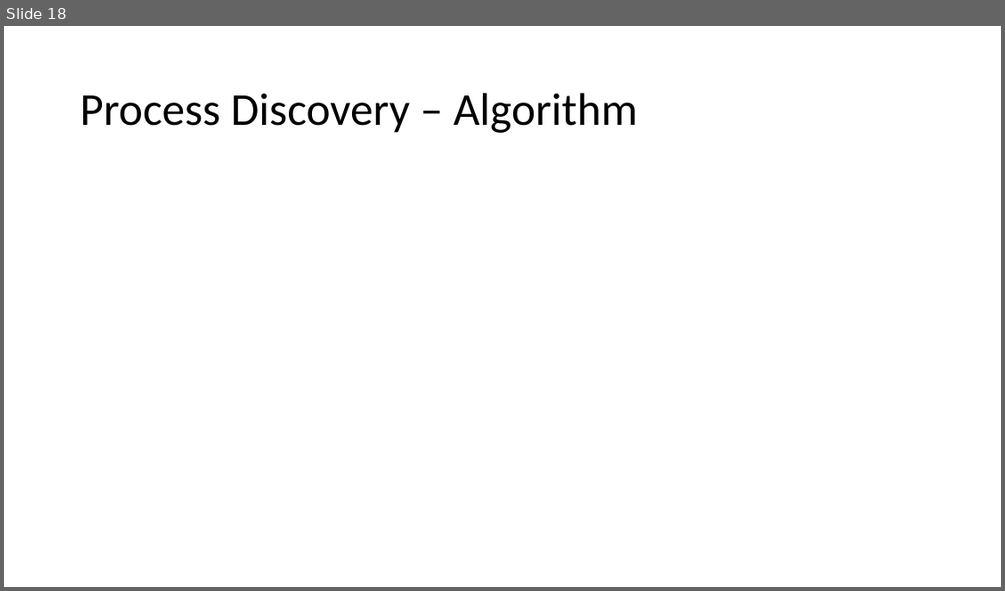
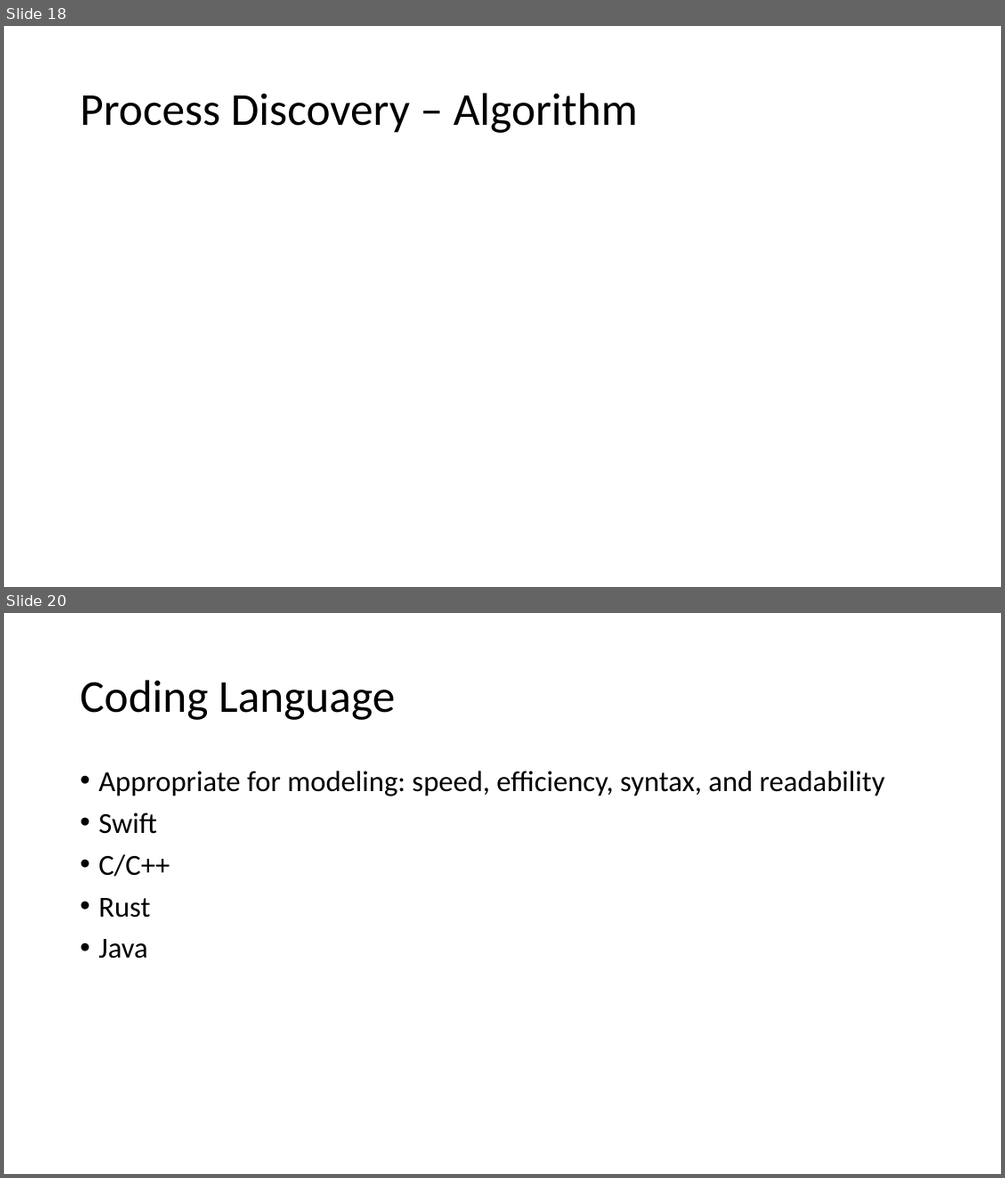
Before and after one commit to kensekense/unige-spring-2020, a slide deck: presentation2_CSAmodeling.pptx. Shown one above the other, each under a label of ours: slide 18 before the commit, slides 18 and 20 after it; the slides between them are not shown. The pictures are 1005x591 and 1005x1178 pixels, drawn with LibreOffice and Linux fonts; fonts in the diff are those of the drawing; grey boxes stand for pictures. Boxes give left, top, right and bottom in pixels: in the first picture for what was removed or moved away, otherwise in the second. Text is boxed around its words. In the diff, an @@ line names an element or a change of style, - is before the commit and + after.

```diff
--- a/presentation2_CSAmodeling.pptx
+++ b/presentation2_CSAmodeling.pptx
@@ slide 20 added at (4,613,1001,1174), background #FFFFFF @@
@@ title added at (80,680,395,720), 44 pt, text #000000 @@
+Coding Language
@@ text added at (98,771,885,958), 28 pt, text #000000 @@
+• Appropriate for modeling: speed, efficiency, syntax, and readability
+• Swift
+• C/C++
+• Rust
+• Java
```
Also in this commit, not shown: 3 slides changed, 1 other slide added.
